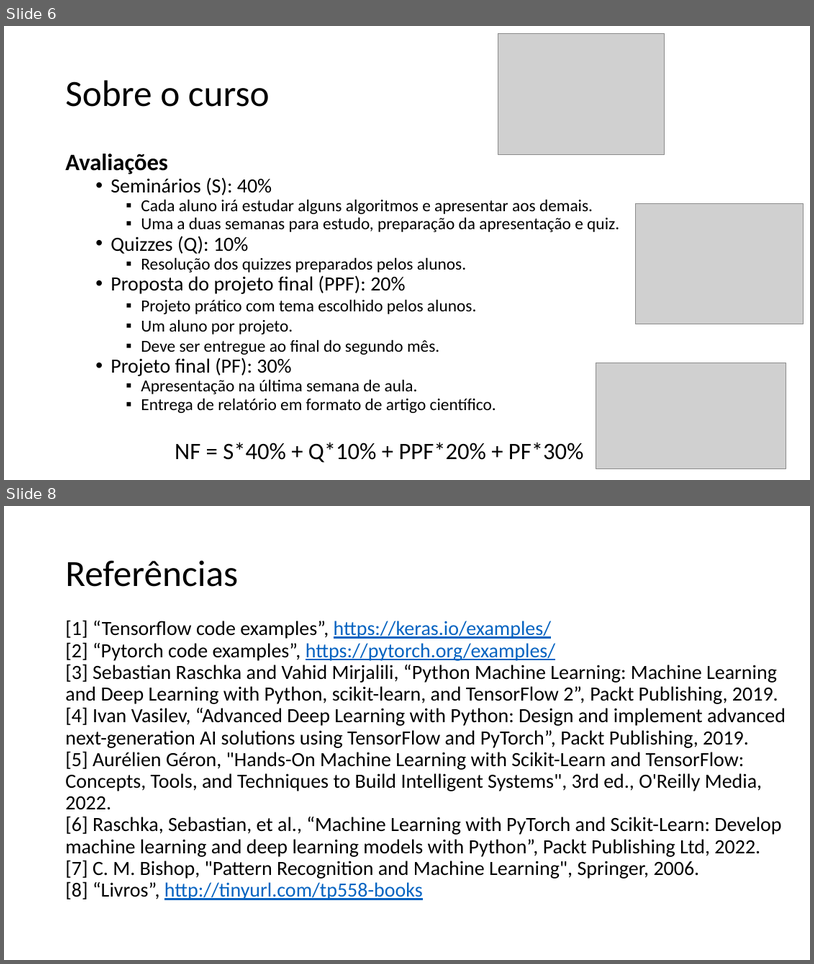
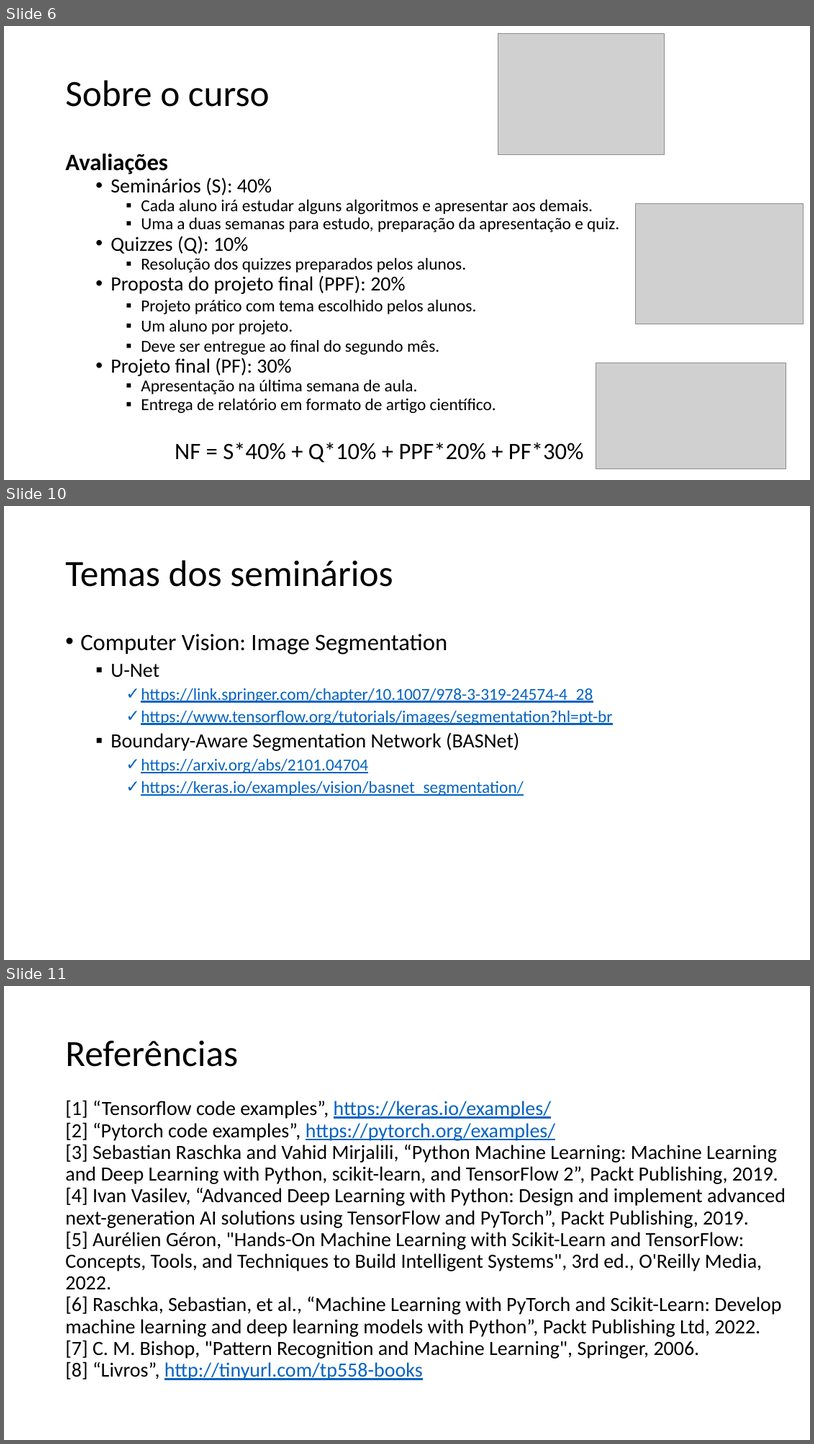
Before and after one commit to zz4fap/tp558-adv-ml, a slide deck: slides/TP558_1_Introdução_ao_curso.pptx. Shown one above the other, each under a label of ours: slides 6 and 8 before the commit, slides 6, 10 and 11 after it; the slides between them are not shown. The pictures are 814x964 and 814x1444 pixels, drawn with LibreOffice and Linux fonts; fonts in the diff are those of the drawing; grey boxes stand for pictures. Boxes give left, top, right and bottom in pixels: in the first picture for what was removed or moved away, otherwise in the second. Text is boxed around its words. In the diff, an @@ line names an element or a change of style, - is before the commit and + after.

```diff
--- a/slides/TP558_1_Introdução_ao_curso.pptx
+++ b/slides/TP558_1_Introdução_ao_curso.pptx
@@ slide 10 added at <box>4,506,810,960</box>, background #FFFFFF @@
@@ title added at <box>65,560,394,587</box>, 44 pt, text #000000 @@
+Temas dos seminários
@@ text added at <box>80,633,612,795</box>, 20 pt, text #0563C1, underline @@
+• Computer Vision: Image Segmentation
+  ▪ U-Net
+    ✓ https://link.springer.com/chapter/10.1007/978-3-319-24574-4_28
+    ✓ https://www.tensorflow.org/tutorials/images/segmentation?hl=pt-br
+  ▪ Boundary-Aware Segmentation Network (BASNet)
+    ✓ https://arxiv.org/abs/2101.04704
+    ✓ https://keras.io/examples/vision/basnet_segmentation/
@@ what was slide 8 is now slide 11 @@
```
Also in this commit, not shown: 1 slide changed, 2 other slides added, 1 slide removed, 1 other file.
